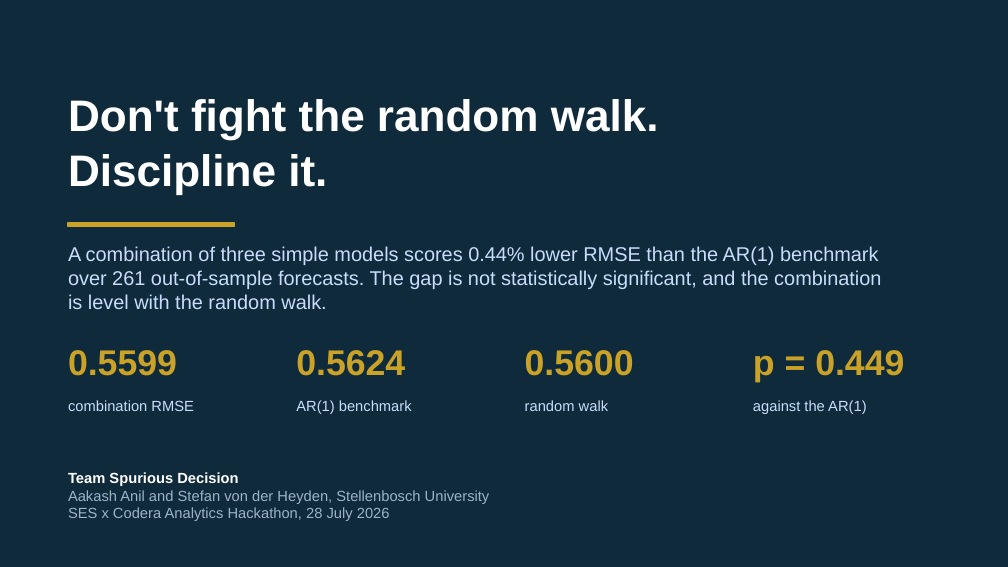
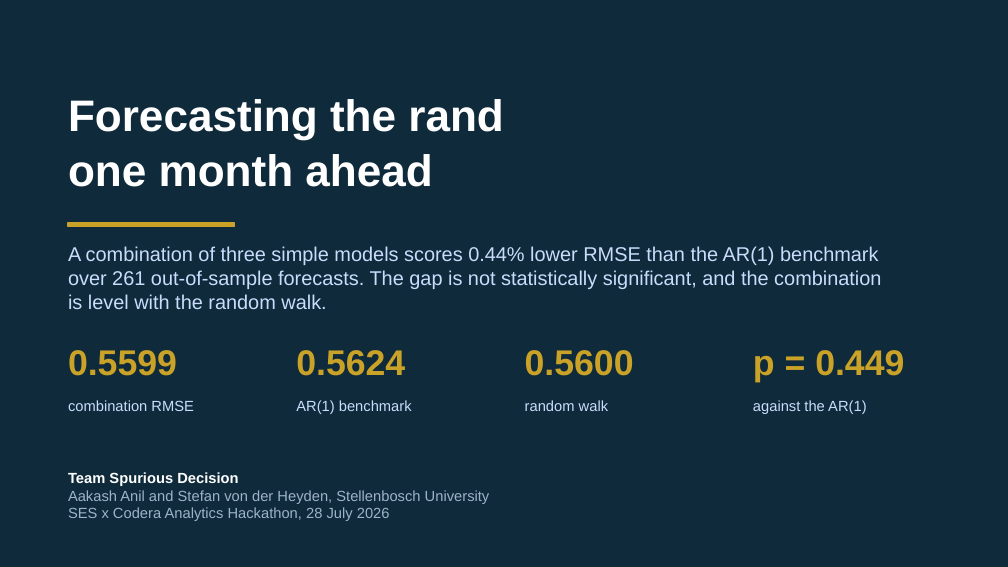
Before and after one commit to Aakashanil67/usdzar-forecasting, a slide deck: slide 1 of reports/presentation.pptx. Drawn at 1008x567 pixels with LibreOffice and Linux fonts; fonts in the diff are those of the drawing. Boxes give left, top, right and bottom in pixels: in the first picture for what was removed or moved away, otherwise in the second. Text is boxed around its words. In the diff, an @@ line names an element or a change of style, - is before the commit and + after.

```diff
--- a/reports/presentation.pptx
+++ b/reports/presentation.pptx
@@ text at bbox=[68, 99, 503, 187]: text changed @@
-Don't fight the random walk.
-Discipline it.
+Forecasting the rand
+one month ahead
```
Also in this commit, not shown: 5 other slides changed, 22 other files.
